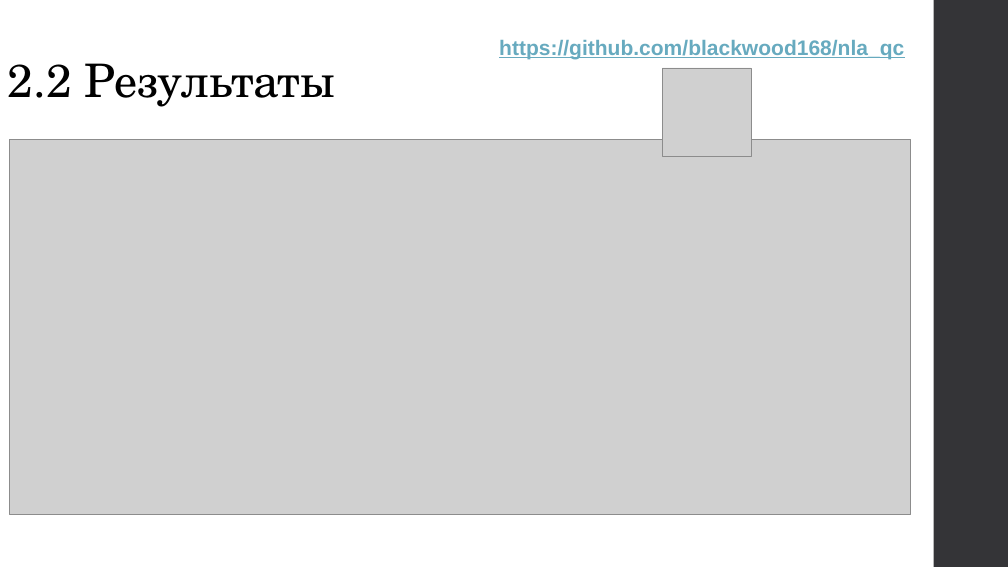
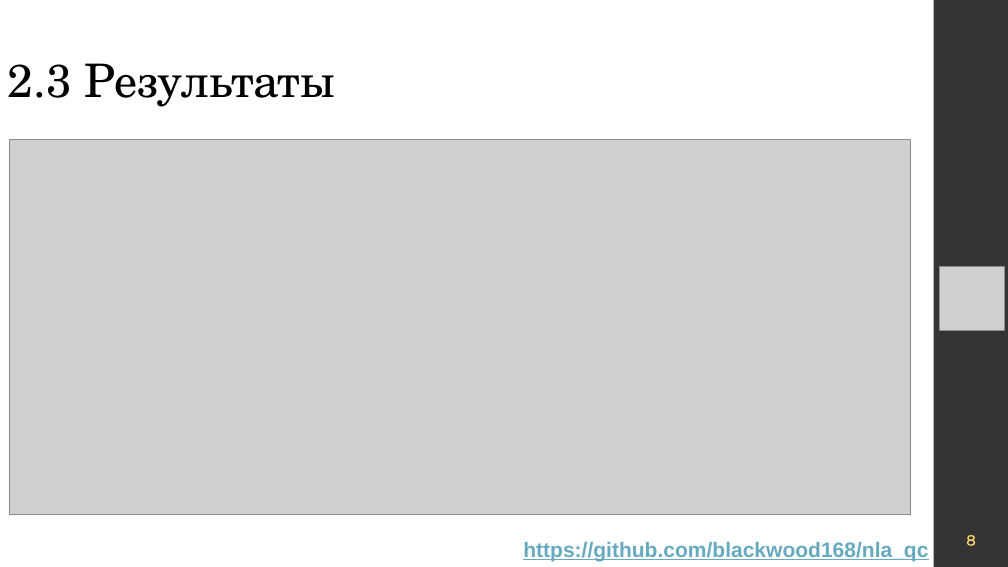
Before and after one commit to blackwood168/nla_qc, a slide deck: slide 9 of NLA_proj.pptx (slide 7 before the commit). Drawn at 1008x567 pixels with LibreOffice and Linux fonts; fonts in the diff are those of the drawing; grey boxes stand for pictures. Boxes give left, top, right and bottom in pixels: in the first picture for what was removed or moved away, otherwise in the second. Text is boxed around its words. In the diff, an @@ line names an element or a change of style, - is before the commit and + after.

```diff
--- a/NLA_proj.pptx
+++ b/NLA_proj.pptx
@@ title at bbox=[8, 63, 336, 107]: text changed @@
-2.2 Результаты
+2.3 Результаты
@@ picture: place and size @@
-picture at bbox=[662, 68, 751, 157]
+picture at bbox=[940, 266, 1004, 330]
@@ text "https://github.com/blackwood168/nla_qc": place and size @@
-text "https://github.com/blackwood168/nla_qc" at bbox=[499, 40, 904, 59]
+text "https://github.com/blackwood168/nla_qc" at bbox=[523, 542, 928, 561]
@@ text added at bbox=[966, 535, 975, 546], 14 pt, text #FFFFFF @@
+8
```
Also in this commit, not shown: 8 other slides changed, 2 slides added, 2 other files.
